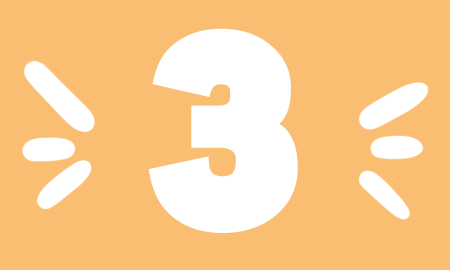
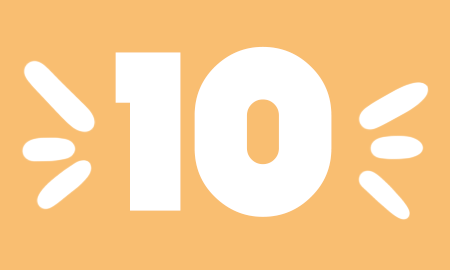
Two versions of the same layered image (450x270). Layer-by-layer changes:
added layer "Number 2" in group "Start" over [115, 46, 332, 217]
renamed "Number" to "Number 1", hid it, painted on it over [148, 28, 298, 233]
